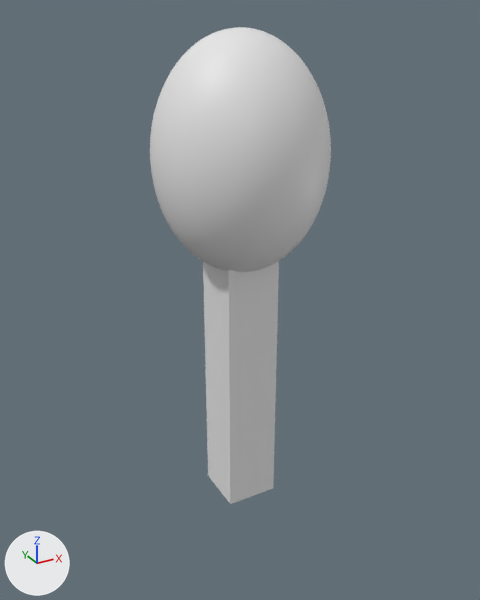
What one commit did to the glTF model public/items/torch.gltf.
Both versions are drawn from a 50 mm camera at (-0.514, -0.979, 0.907) aimed at (0.037, 0.021, 0.407). Every picture has the same lights, and +X, +Y and +Z are marked at lower left. Where no turn or scale is listed for an object, it has been applied to the vertices. Vertices at the same position are counted once.

Before the edit, the objects in view are built like this:
```python
me_mesh_0 = bpy.data.meshes.new('Mesh_0')
me_mesh_0.from_pydata(...)  # 4160 vertices, 8064 faces; spans x -0.15..0.15, y -0.15..0.15, z -0.2..0.2
me_mesh_1 = bpy.data.meshes.new('Mesh_1')
me_mesh_1.from_pydata(...)  # a box spanning x -0.05..0.05, y -0.05..0.05, z -0.25..0.25
ob_cube = bpy.data.objects.new('Cube', me_mesh_1)
ob_cube.location = (0.026, 0.0, 0.254)
ob_sphere = bpy.data.objects.new('Sphere', me_mesh_0)
ob_sphere.location = (0.026, 0.0, 0.68)
```
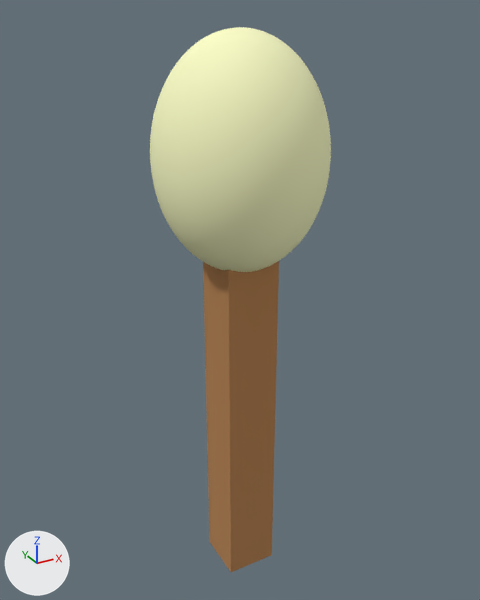
The newer file is also rescaled (x0.5), turned or shifted as a whole; pictures and numbers use the older file's frame.

What the commit changed:
Material 'Material_1' (mat_material_1) is new.
Its base color is (0.461, 0.218, 0.0772) (orange #b5814f).
Its roughness is 0.995.
Material 'Material_0' (mat_material_0) is new.
Its base color is (0.979, 1.0, 0.575) (beige #fdffc8).
Its roughness is 0.995.
me_mesh_0 has 4160 vertices, 8064 faces and spans x -0.15..0.15, y -0.15..0.15, z -0.2..0.2.
me_mesh_0 now uses material mat_material_0 (beige #fdffc8).
me_mesh_1 has 8 vertices, 12 faces and spans x -0.05..0.05, y -0.05..0.05, z -0.25..0.25.
me_mesh_1 is used by ob_cube; location (0.026, 0.0, 0.254).
me_mesh_1 part 1: the whole mesh is scaled about its middle by (1, 1, 1.4), then moved by (0.0, 0.0, -0.08).
me_mesh_1 now uses material mat_material_1 (orange #b5814f).

Location of each change, [x1, y1, x2, y2] in pixels of the pictures (480 x 600 px):
'Sphere', recoloured (grey to beige): [150, 27, 331, 272] in both
'Cube', recoloured, mesh rescaled (28% taller): before [203, 261, 279, 504]; after [203, 261, 279, 572]
